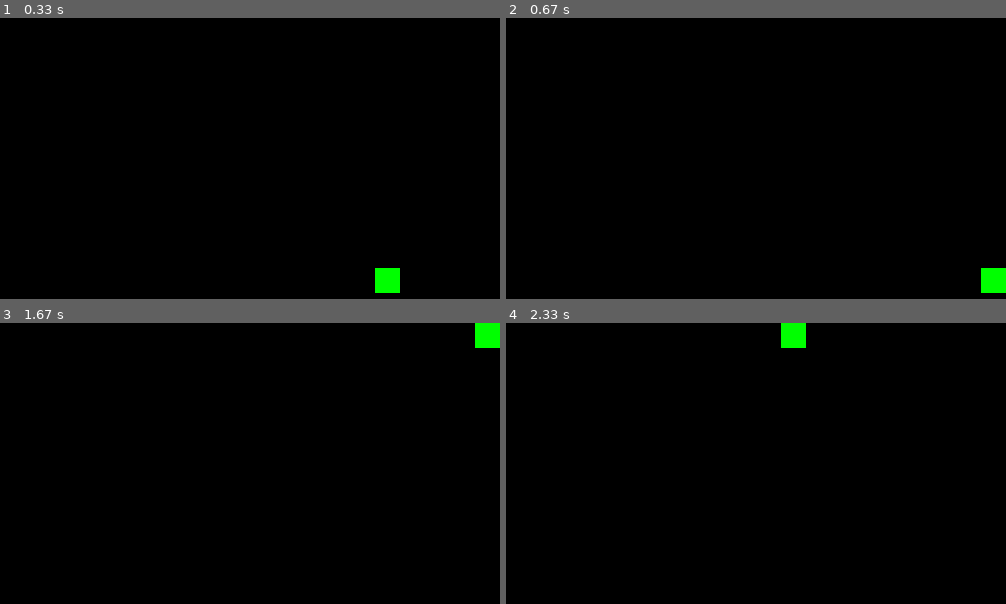
Above: before the commit, frames 1-4 (two rows, left to right).
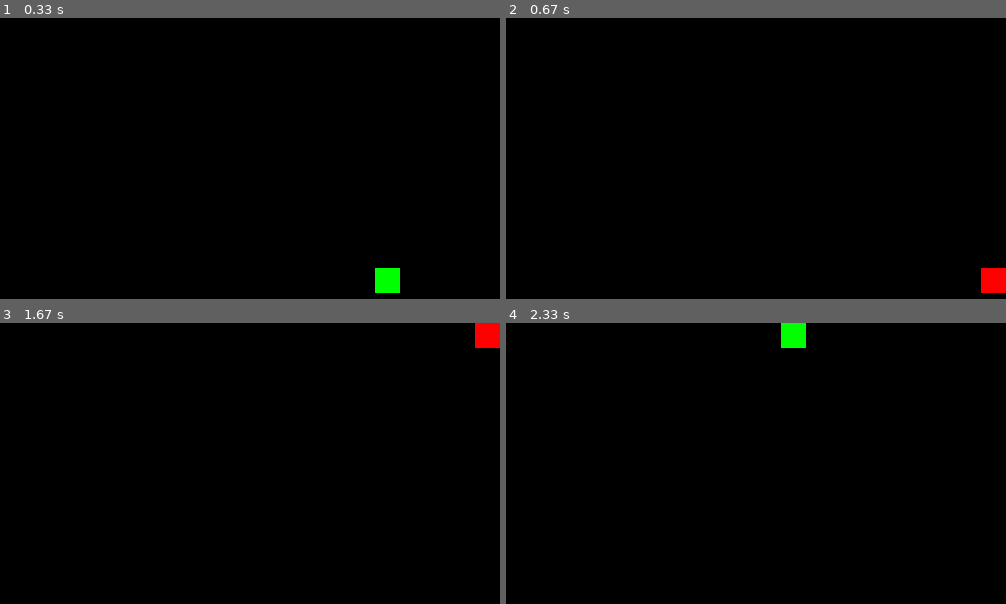
Above: after the commit, the same moments.

Repository: ArturLinnik/Python-Basics
Game: pygame game, started from Pygame/Learning-and-Testing/Snake/Snake.py
The game is run twice, just before and just after one commit, with the same random seed, the same clock (stepped at 60 frames per second) and the same inputs.
Inputs:
- Up to frame 1 (0.33 s): no input
- Up to frame 2 (0.67 s): no input
- Up to frame 3 (1.67 s): hold Up 0.83-1.3 s; hold Right from 1.33 s (still down)
- Up to frame 4 (2.33 s): release Right at 1.8 s; hold Left from 1.83 s (still down)

Frame 1 is identical in both runs. In frame 2, 0.4% of the frame differs, in the area x 95-100%, y 88-98%; in frame 3, 0.4%; in frame 4, nothing differs.

Commit message:
Red when collide

Diff:
--- a/Pygame/Learning-and-Testing/Snake/Snake.py
+++ b/Pygame/Learning-and-Testing/Snake/Snake.py
@@ -28,12 +28,17 @@
 speed = 25
 
 green = (0,255,0)
+red = (255,0,0)
+blue = (0,0,255)
 
-# Square
+# Snake
 
-def greenSquare():
-    green_square = pygame.draw.rect(window, green, (x,y,width,height))
-    return green_square
+def snakeHead(color):
+    snake_head = pygame.draw.rect(window, color, (x,y,width,height))
+
+# def snakeBody(color):
+#     snake_body = pygame.draw.rect(window, color, (x-width,y,width,height))
+#     pygame.time.wait(1000)
 
 def redrawGameWindow():
     pygame.display.update()
@@ -83,6 +88,9 @@
         move += speed
         y = move
 
+    else:
+        snakeHead(red)
+
     # Keys pressing
 
     keys = pygame.key.get_pressed()
@@ -111,6 +119,7 @@
 
     window.fill((0,0,0))
 
-    greenSquare()
+    snakeHead(green)
+    # snakeBody(blue)
 
 pygame.quit()
